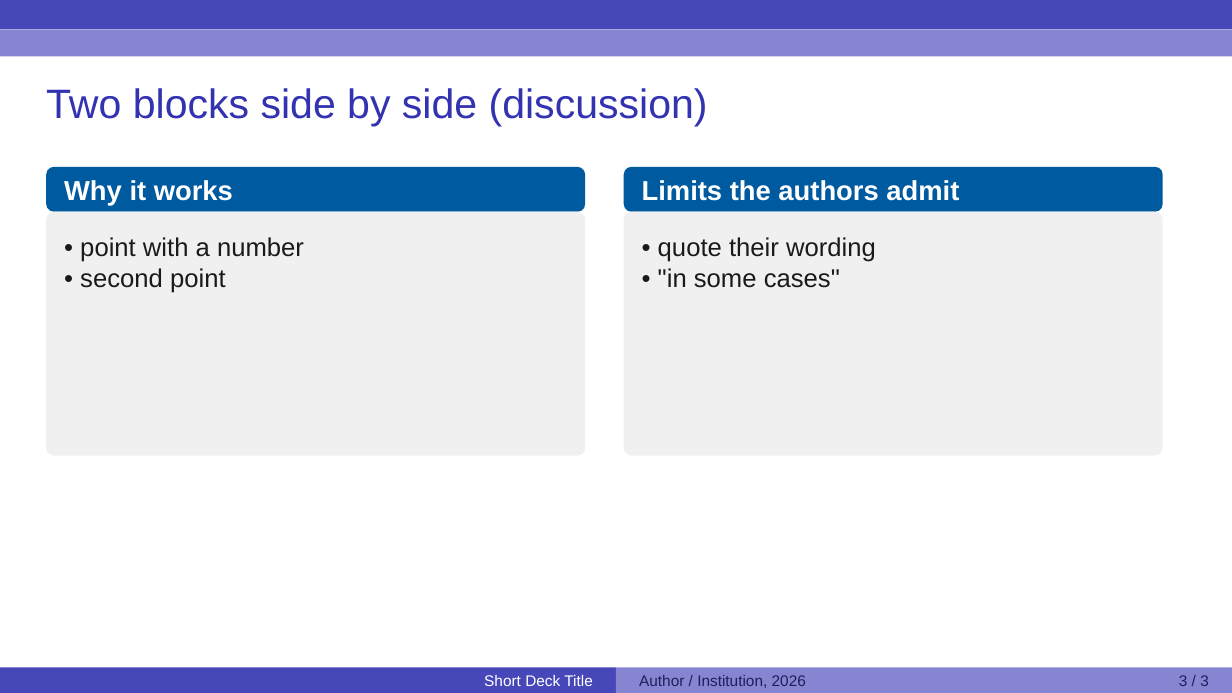
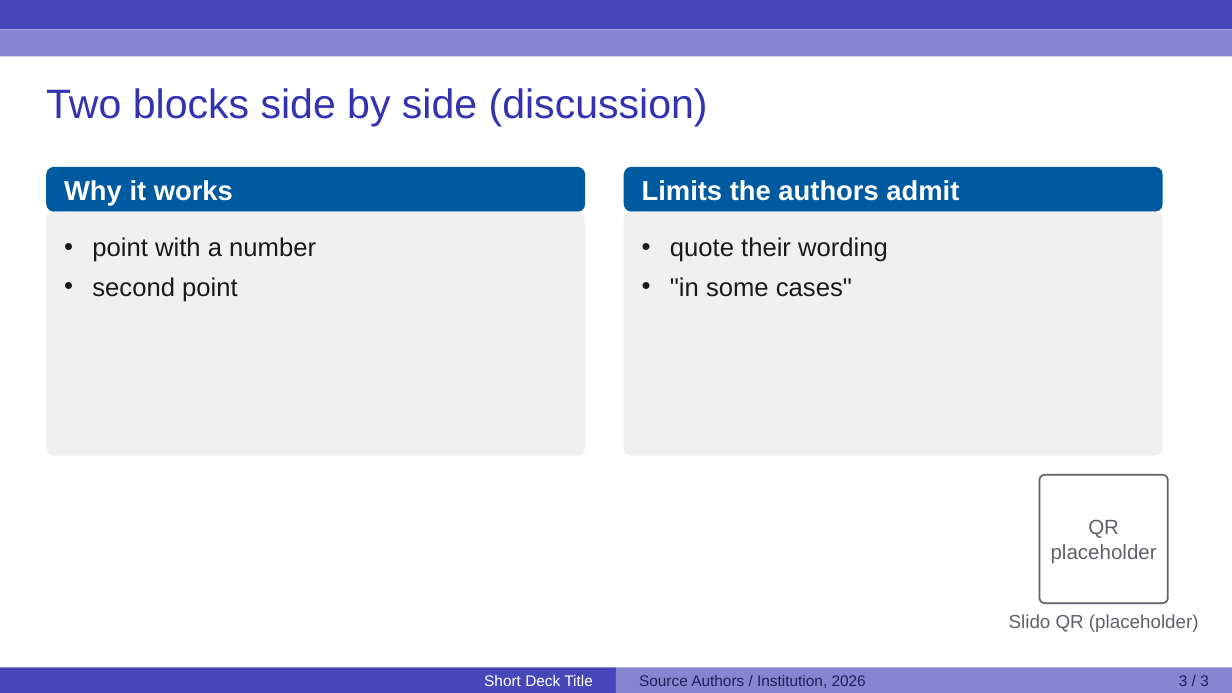
Before and after one commit to Ashur5457/paper-sharing-skills, a slide deck: slide 4 of skills/paper-discussion-slides/assets/sample-template.pptx. Drawn at 1232x693 pixels with LibreOffice and Linux fonts; fonts in the diff are those of the drawing. Boxes give left, top, right and bottom in pixels: in the first picture for what was removed or moved away, otherwise in the second. Text is boxed around its words. In the diff, an @@ line names an element or a change of style, - is before the commit and + after.

```diff
--- a/skills/paper-discussion-slides/assets/sample-template.pptx
+++ b/skills/paper-discussion-slides/assets/sample-template.pptx
@@ text at (92, 237, 316, 302): text changed @@
-• point with a number
-• second point
+• point with a number
+• second point
@@ text at (670, 237, 888, 297): text changed @@
-• quote their wording
-• "in some cases"
+• quote their wording
+• "in some cases"
@@ rounded rectangle added at (1040, 475, 1168, 603), fill #FFFFFF, outline #5F5F6E 2 pt @@
@@ text added at (1051, 519, 1157, 564), 24 pt, text #5F5F6E @@
+QR
+placeholder
@@ text added at (1009, 614, 1199, 632), 22 pt, text #5F5F6E @@
+Slido QR (placeholder)
@@ text at (639, 675, 866, 688): text changed @@
-Author / Institution, 2026
+Source Authors / Institution, 2026
```
Also in this commit, not shown: 3 other slides changed, 11 other files.
